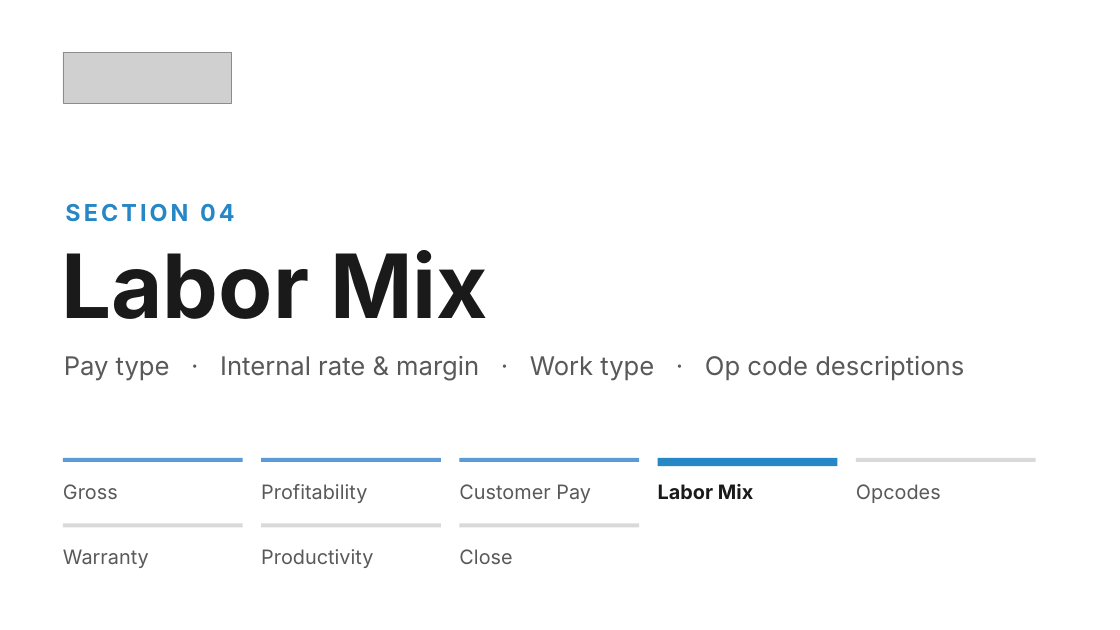
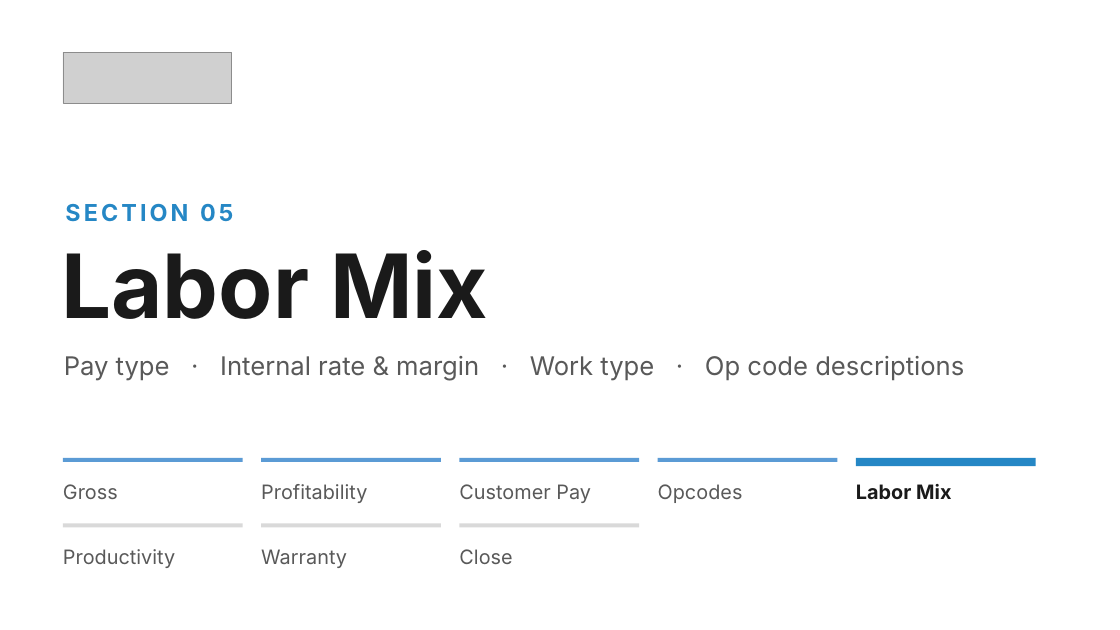
Before and after one commit to Ndresner/Noah, a slide deck: slide 116 of day2-deck/decks/Fixed Ops - Day 2 Example Test Deck.pptx (slide 89 before the commit). Drawn at 1120x630 pixels with LibreOffice and Linux fonts; fonts in the diff are those of the drawing; grey boxes stand for pictures. Boxes give left, top, right and bottom in pixels: in the first picture for what was removed or moved away, otherwise in the second. Text is boxed around its words. In the diff, an @@ line names an element or a change of style, - is before the commit and + after.

```diff
--- a/day2-deck/decks/Fixed Ops - Day 2 Example Test Deck.pptx
+++ b/day2-deck/decks/Fixed Ops - Day 2 Example Test Deck.pptx
@@ text at <box>65,204,233,222</box>: text changed @@
-SECTION 04
+SECTION 05
@@ rectangle: place and size @@
-rectangle at <box>658,458,838,466</box>
+rectangle at <box>658,458,838,462</box>
@@ rectangle at <box>658,458,838,462</box>: fill #2587C5 to #5B9BD5 @@
@@ rectangle: place and size @@
-rectangle at <box>856,458,1036,462</box>
+rectangle at <box>856,458,1036,466</box>
@@ rectangle at <box>856,458,1036,466</box>: fill #D9D9D9 to #2587C5 @@
@@ text at <box>658,484,743,503</box>: text changed; text colour #1A1A1A to #595959; bold off @@
-Labor Mix
+Opcodes
@@ text at <box>856,484,951,499</box>: text changed; text colour #595959 to #1A1A1A; bold on @@
-Opcodes
+Labor Mix
@@ text at <box>63,549,175,568</box>: text changed @@
-Warranty
+Productivity
@@ text at <box>261,549,347,568</box>: text changed @@
-Productivity
+Warranty
```
Also in this commit, not shown: 8 other slides changed, 4 other files.
